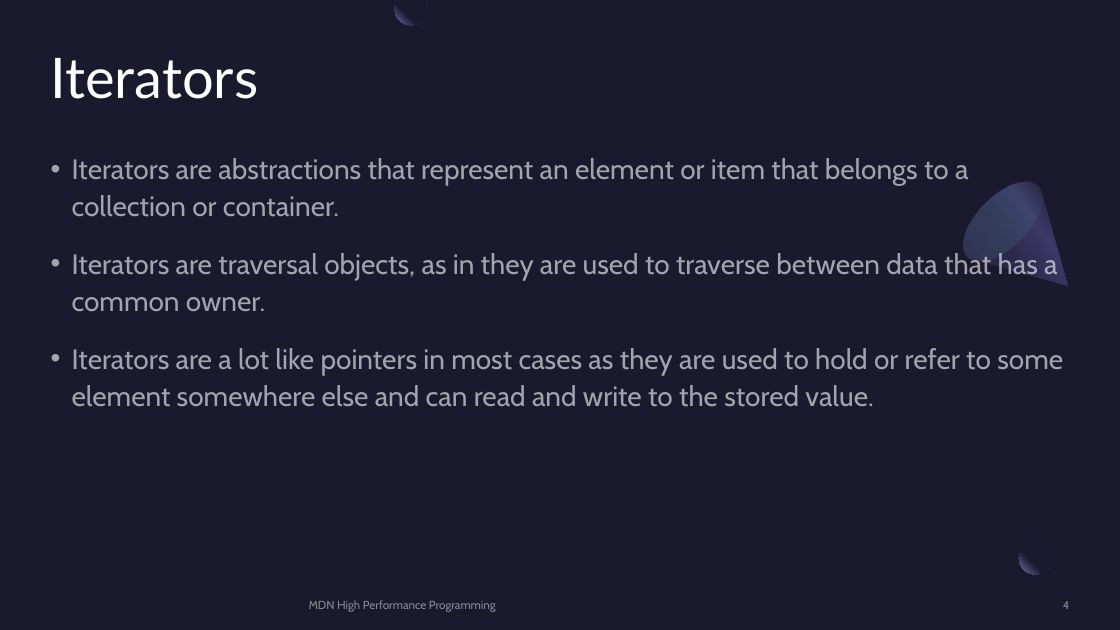
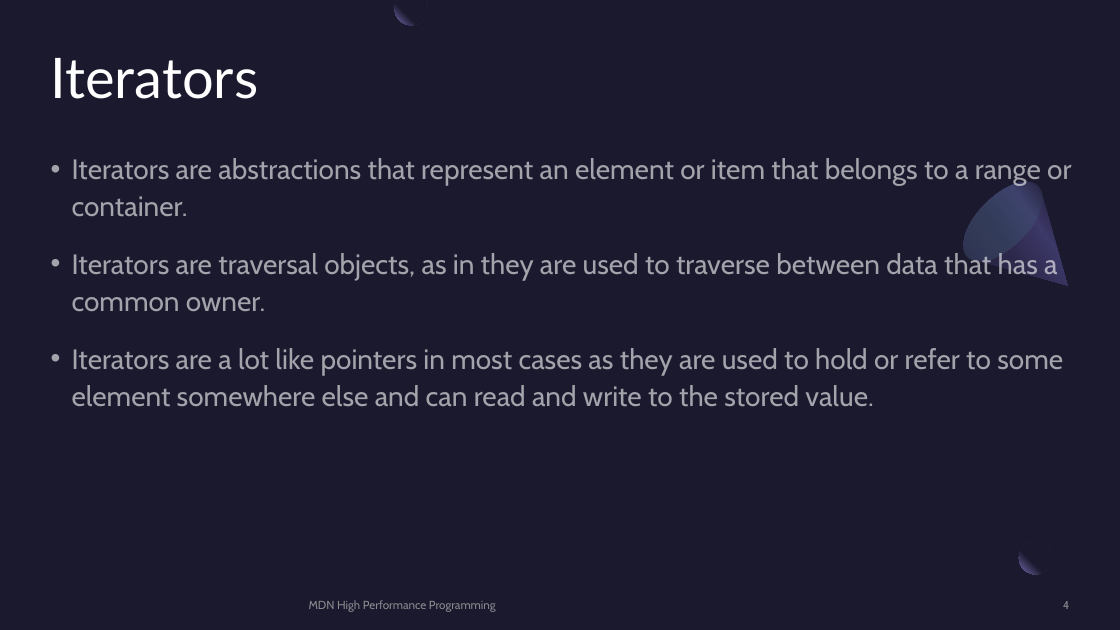
Before and after one commit to MonashDeepNeuron/HPP, a slide deck: slide 4 of content/part6/slides/hpp_part6.pptx. Drawn at 1120x630 pixels with LibreOffice and Linux fonts; fonts in the diff are those of the drawing. Boxes give left, top, right and bottom in pixels: in the first picture for what was removed or moved away, otherwise in the second. Text is boxed around its words. In the diff, an @@ line names an element or a change of style, - is before the commit and + after.

```diff
--- a/content/part6/slides/hpp_part6.pptx
+++ b/content/part6/slides/hpp_part6.pptx
@@ text at (72, 158, 1071, 216): text changed @@
-• Iterators are abstractions that represent an element or item that belongs to a collection or container.
+• Iterators are abstractions that represent an element or item that belongs to a range or container.
```
Also in this commit, not shown: 4 other slides changed, 4 slides added, 2 other files.
